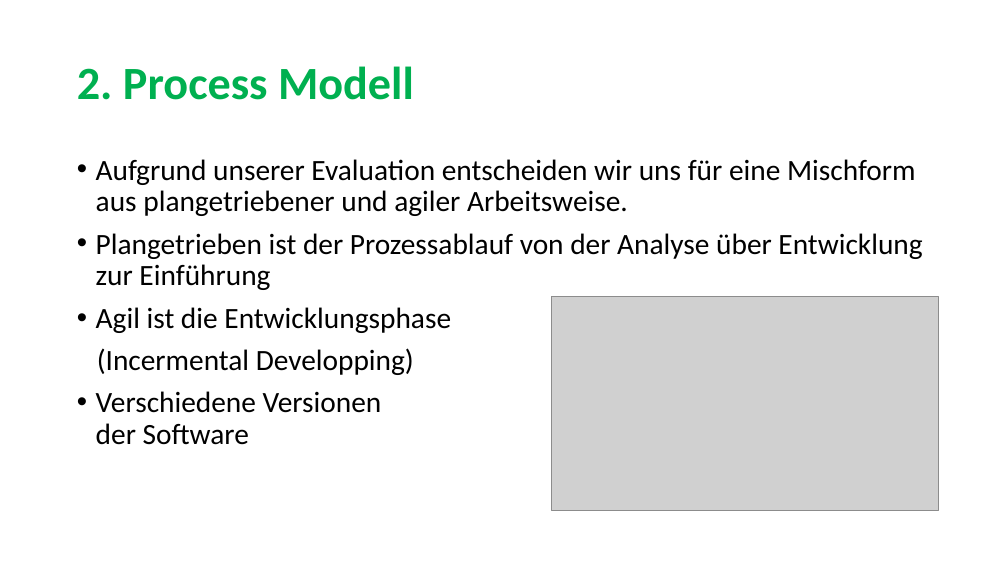
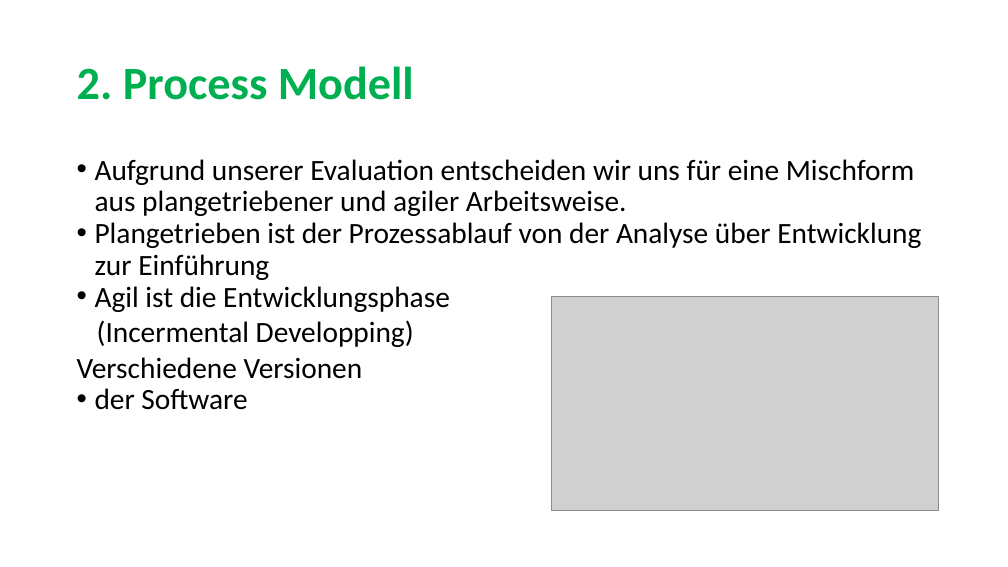
Before and after one commit to sarahmele/ch.bfh.btx8081.w2015.green, a slide deck: slide 4 of doc/task02/Task2.pptx. Drawn at 1008x567 pixels with LibreOffice and Linux fonts; fonts in the diff are those of the drawing; grey boxes stand for pictures. Boxes give left, top, right and bottom in pixels: in the first picture for what was removed or moved away, otherwise in the second. Text is boxed around its words. In the diff, an @@ line names an element or a change of style, - is before the commit and + after.

Commit message:
Process Model angepasst

```diff
--- a/doc/task02/Task2.pptx
+++ b/doc/task02/Task2.pptx
@@ text at (x1=95, y1=159, x2=921, y2=347): indent changed; less space between paragraphs; line spacing 0.9 to 1 @@
@@ text at (x1=77, y1=357, x2=363, y2=410): text changed @@
-• Verschiedene Versionen
-  der Software
+Verschiedene Versionen
+• der Software
```
Also in this commit, not shown: 6 other slides changed.
